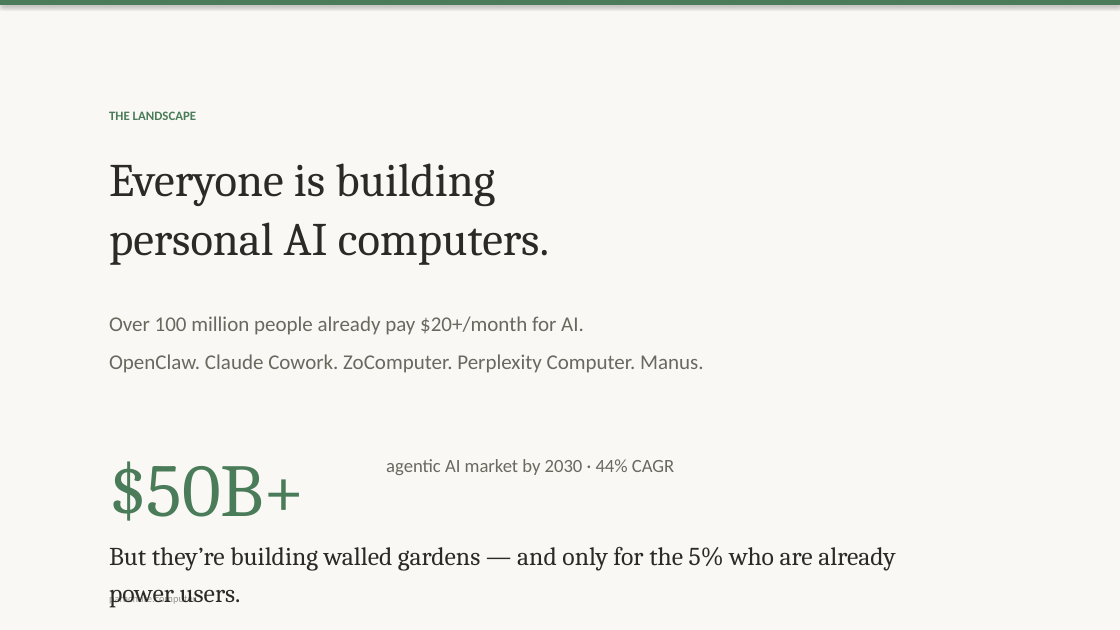
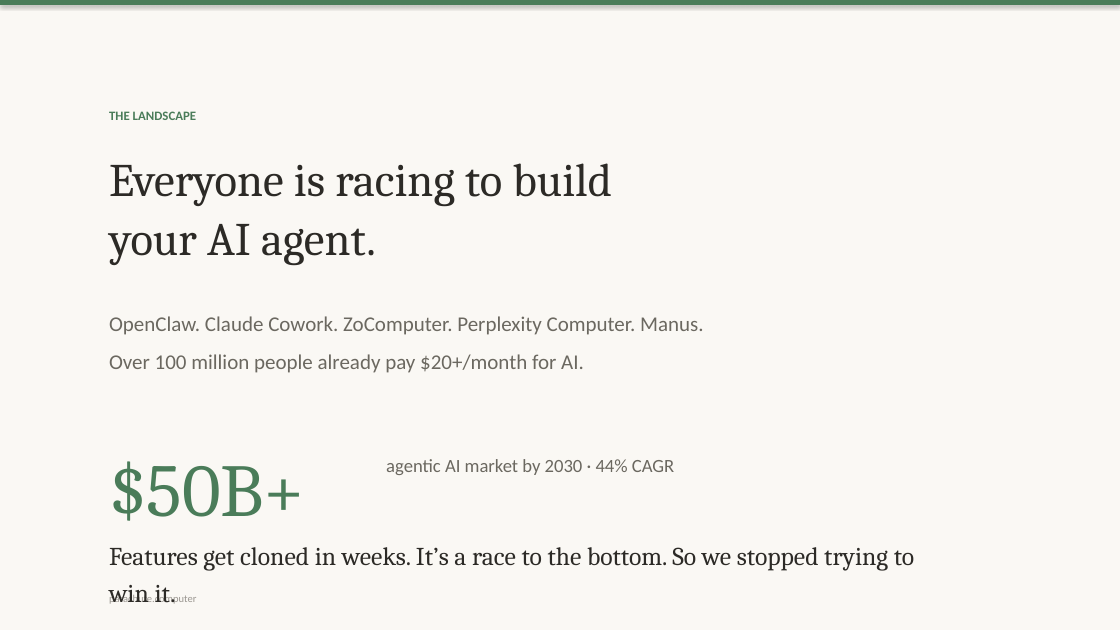
Before and after one commit to OpenParachutePBC/parachute-computer, a slide deck: slide 1 of website/nvc/Parachute.pptx. Drawn at 1120x630 pixels with LibreOffice and Linux fonts; fonts in the diff are those of the drawing. Boxes give left, top, right and bottom in pixels: in the first picture for what was removed or moved away, otherwise in the second. Text is boxed around its words. In the diff, an @@ line names an element or a change of style, - is before the commit and + after.

```diff
--- a/website/nvc/Parachute.pptx
+++ b/website/nvc/Parachute.pptx
@@ text at <box>109,163,613,265</box>: text changed @@
-Everyone is building
-personal AI computers.
+Everyone is racing to build
+your AI agent.
@@ text at <box>109,316,704,373</box>: text changed @@
-Over 100 million people already pay $20+/month for AI.
-OpenClaw. Claude Cowork. ZoComputer. Perplexity Computer. Manus.
+OpenClaw. Claude Cowork. ZoComputer. Perplexity Computer. Manus.
+Over 100 million people already pay $20+/month for AI.
@@ text at <box>109,547,914,604</box>: text changed @@
-But they’re building walled gardens — and only for the 5% who are already power users.
+Features get cloned in weeks. It’s a race to the bottom. So we stopped trying to win it.
```
Also in this commit, not shown: 6 other slides changed, 2 slides added, 2 slides removed, 4 other files.
